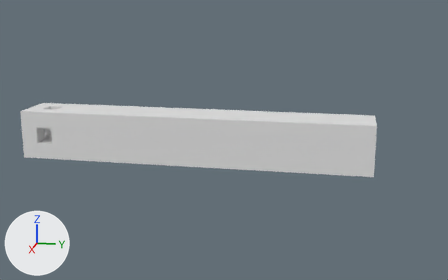
An edit to the FBX model Assets/Model/Level3/EndGate.fbx, drawn before and after from the same camera.
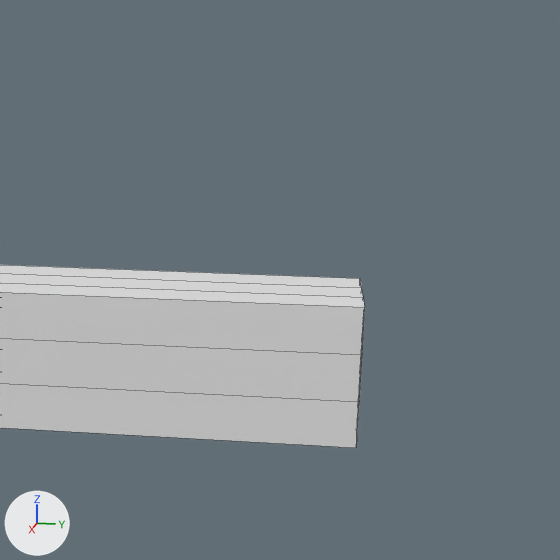
There are two pictures of each version: one whole from a 50 mm camera at (1711.0, 867.0, 416.0) aimed at (-3.0, 525.0, -12.0), one close up on the part from 55% to 100% of the width and 5% to 78% of the height. Every picture has the same lights, and +X, +Y and +Z are marked at lower left. The close-ups show mesh edges as thin lines. Where no turn or scale is listed for an object, it has been applied to the vertices.

The first close-up shows 'EndGate'.
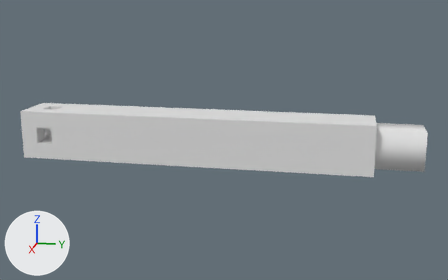
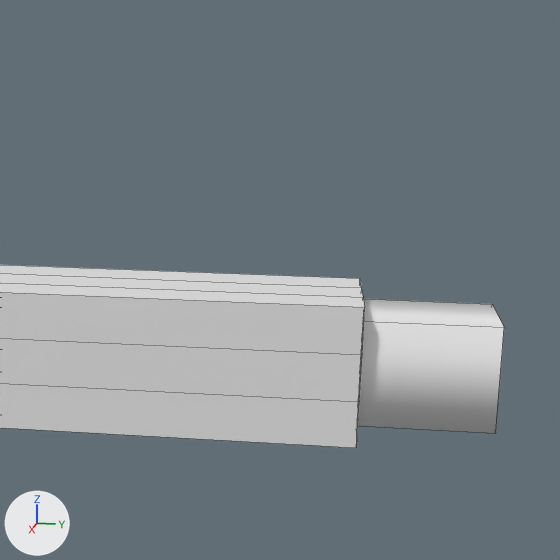
Edits to the scene script, one JSON object a line:
```json
{"op": "add", "block": "mat_endlight", "code": ["mat_endlight = principled_material('endlight')", "mat_endlight.base_color = (0.8, 0.8, 0.8)  # white #e7e7e7"]}
{"op": "add", "block": "mat_endgate", "code": ["mat_endgate = principled_material('endgate')", "mat_endgate.base_color = (0.8, 0.8, 0.8)  # white #e7e7e7"]}
{"block": "me_sponge", "where": "me_sponge.from_pydata(...)  # 76 vertices, 92 faces; spans x -70.0..70.0, y -70.0..948.0, z -77.0..63.0"}
{"block": "me_sponge", "where": "# used by ob_endgate; location = (0.0, 0.0, 0.0)"}
{"block": "me_sponge", "where": "# verts and faces of me_sponge; kept vertices keep their numbers, new ones are numbered from 76"}
{"block": "me_sponge", "where": "# before: 63 (-53.0, 948.0, -59.0), 64 (-53.0, 948.0, 46.0), 67 (53.0, 948.0, -59.0), 68 (53.0, 948.0, 46.0) at pixel (363, 321)"}
{"block": "me_sponge", "change": "me_sponge part 1"}
{"op": "add", "block": "me_sponge", "code": "for new, old in zip([*range(76, 80)], [63, 64, 67, 68]): verts[new] = verts[old] + (0.0, 131.0, 0.0)"}
{"op": "add", "block": "me_sponge", "code": "faces += [(63, 76, 77, 64), (76, 78, 79, 77), (64, 77, 79, 68), (67, 68, 79, 78), (63, 67, 78, 76)]  # mat_endlight (white #e7e7e7)"}
{"op": "add", "block": "me_sponge", "code": "me_sponge.materials.append(mat_endgate)  # white #e7e7e7"}
{"op": "add", "block": "me_sponge", "code": "me_sponge.materials.append(mat_endlight)  # white #e7e7e7"}
```

Pixel boxes [x1, y1, x2, y2] of what changed, in the close-ups (560 x 560 px):
```json
{"object": "EndGate", "change": "reshaped", "before": [0, 265, 365, 448], "after": [0, 265, 504, 448]}
{"part": 1, "of": "me_sponge", "change": "added", "after": [358, 299, 504, 433]}
```
